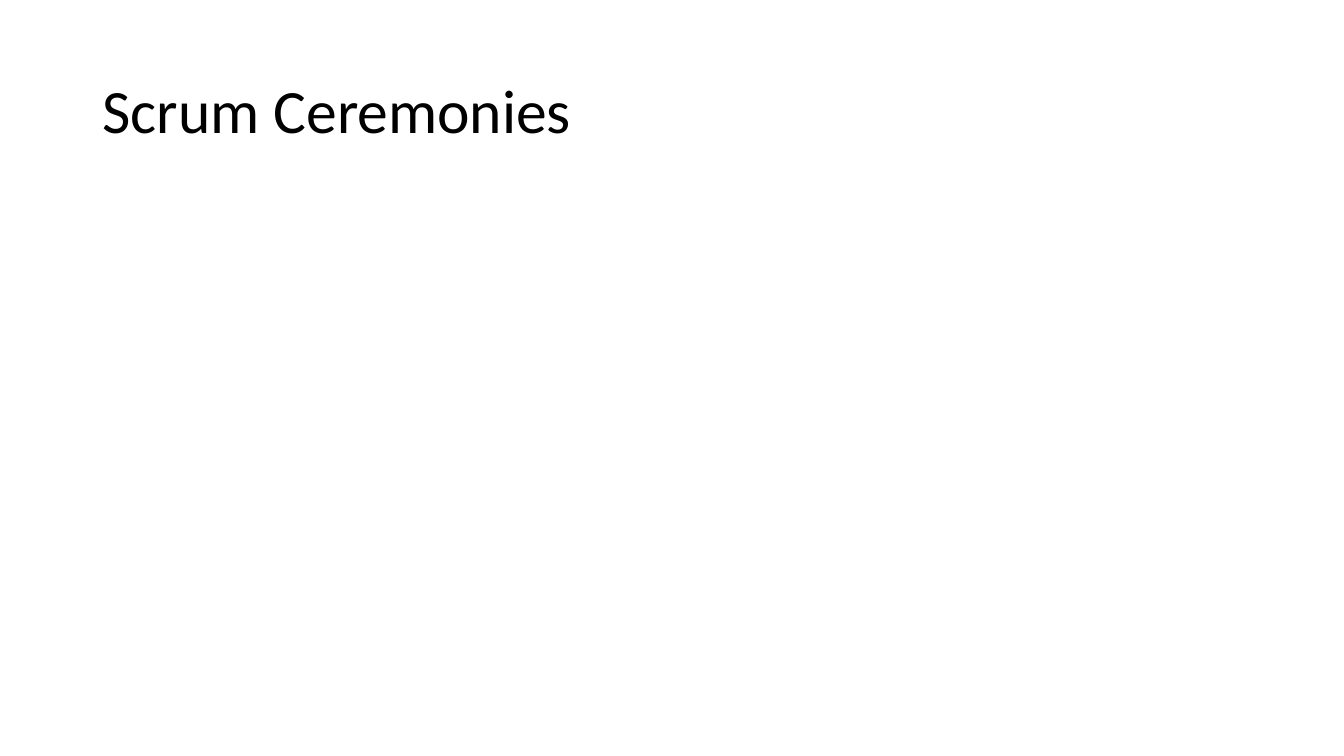
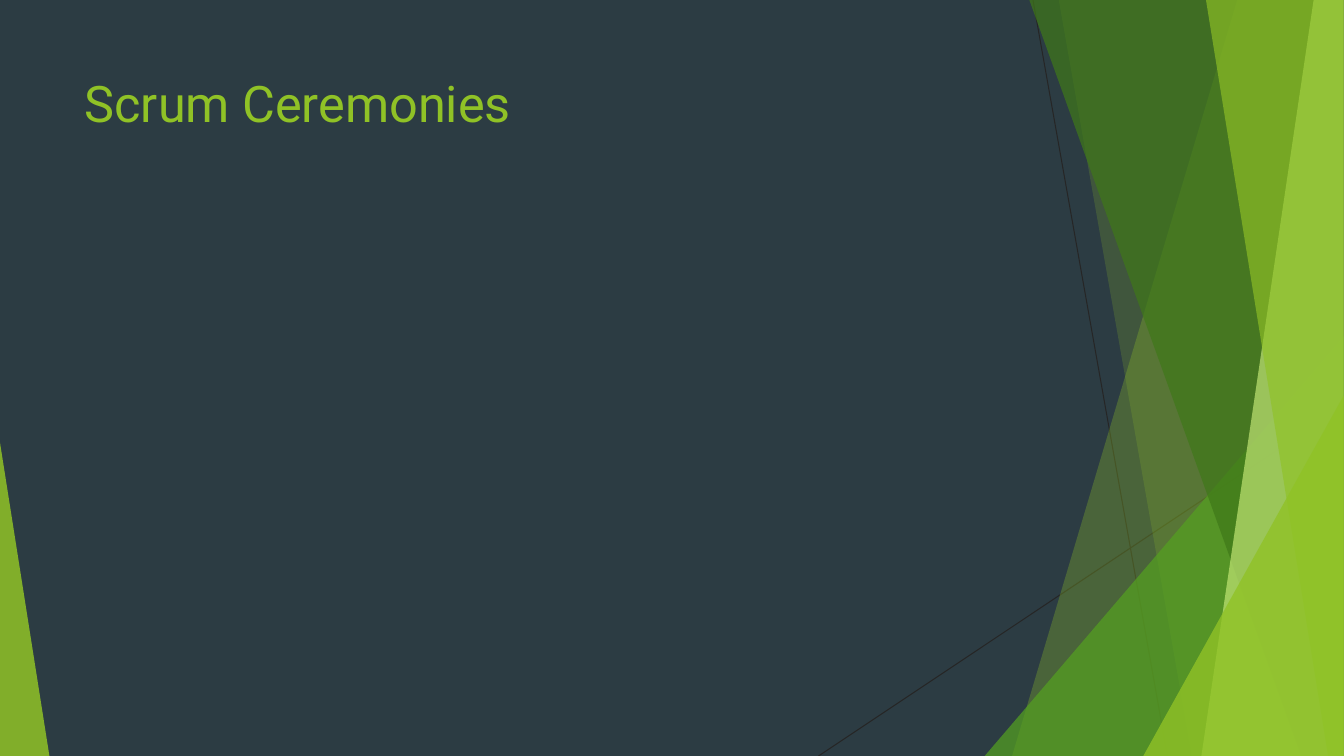
Before and after one commit to WaterbendingToph/cs414-f20-public_class_TeamD, a slide deck: slide 7 of 8- Presentation/P1 Presentation.pptx. Drawn at 1344x756 pixels with LibreOffice and Linux fonts; fonts in the diff are those of the drawing. Boxes give left, top, right and bottom in pixels: in the first picture for what was removed or moved away, otherwise in the second. Text is boxed around its words. In the diff, an @@ line names an element or a change of style, - is before the commit and + after.

```diff
--- a/8- Presentation/P1 Presentation.pptx
+++ b/8- Presentation/P1 Presentation.pptx
@@ background #FFFFFF to #2C3C43 @@
@@ title "Scrum Ceremonies": place and size @@
-title "Scrum Ceremonies" at (102,90,571,134)
+title "Scrum Ceremonies" at (85,86,510,123)
@@ title "Scrum Ceremonies" at (85,86,510,123): size 44 to 36 pt, font Calibri to Roboto, text colour #000000 to #90C226; line spacing 0.9 to 1; vertical alignment middle to top @@
@@ group added at (0,0,1344,756): 5 freeform shapes, 3 triangles, 2 lines @@
```
Also in this commit, not shown: 4 other slides changed, 2 slides added, 2 slides removed.
